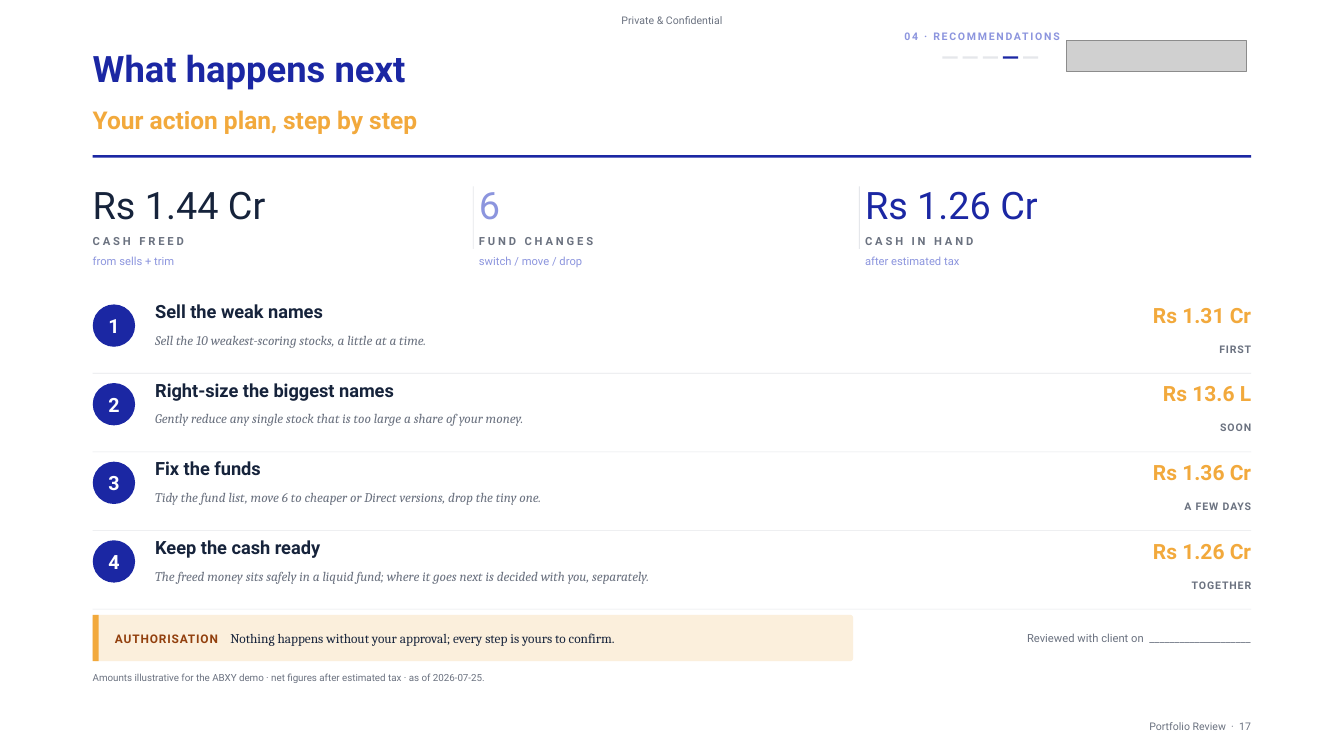
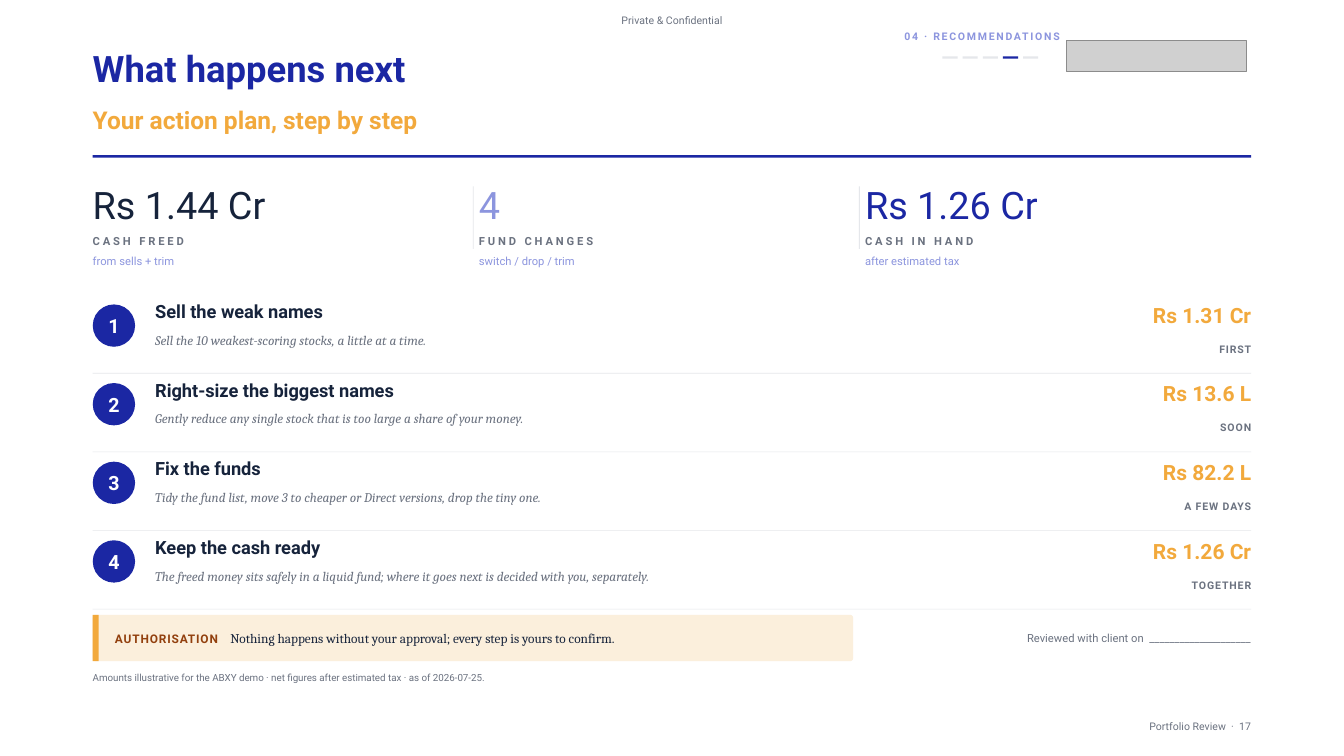
Before and after one commit to shreyas1gupta-wq/ionic-scorecard, a slide deck: slide 17 of Shreyas_Ionic_AMC/09_PRODUCT/reports/NDPMS_Portfolio_Review_ABXY_RM_Lite.pptx. Drawn at 1344x756 pixels with LibreOffice and Linux fonts; fonts in the diff are those of the drawing; grey boxes stand for pictures. Boxes give left, top, right and bottom in pixels: in the first picture for what was removed or moved away, otherwise in the second. Text is boxed around its words. In the diff, an @@ line names an element or a change of style, - is before the commit and + after.

```diff
--- a/Shreyas_Ionic_AMC/09_PRODUCT/reports/NDPMS_Portfolio_Review_ABXY_RM_Lite.pptx
+++ b/Shreyas_Ionic_AMC/09_PRODUCT/reports/NDPMS_Portfolio_Review_ABXY_RM_Lite.pptx
@@ text at bbox=[479, 192, 500, 219]: text changed @@
-6
+4
@@ text at bbox=[479, 256, 575, 267]: text changed @@
-switch / move / drop
+switch / drop / trim
@@ text at bbox=[1163, 465, 1251, 480]: text changed @@
-Rs 1.36 Cr
+Rs 82.2 L
@@ text at bbox=[155, 493, 541, 505]: text changed @@
-Tidy the fund list, move 6 to cheaper or Direct versions, drop the tiny one.
+Tidy the fund list, move 3 to cheaper or Direct versions, drop the tiny one.
```
Also in this commit, not shown: 5 other slides changed, 17 other files.
